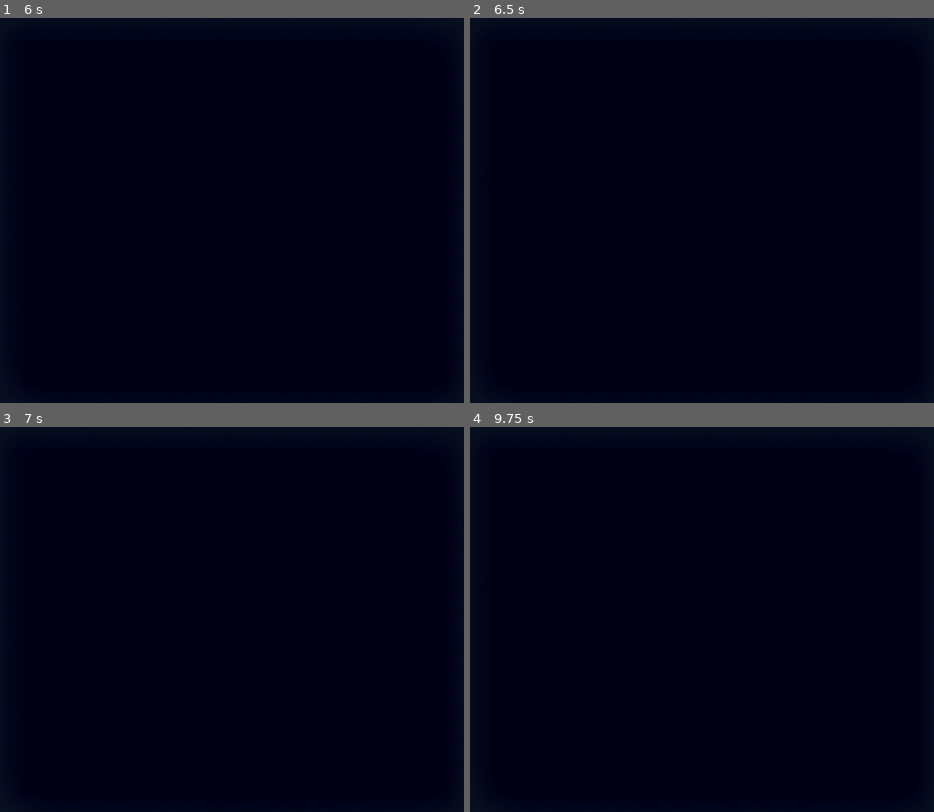
Above: before the commit, frames 1-4 (two rows, left to right).
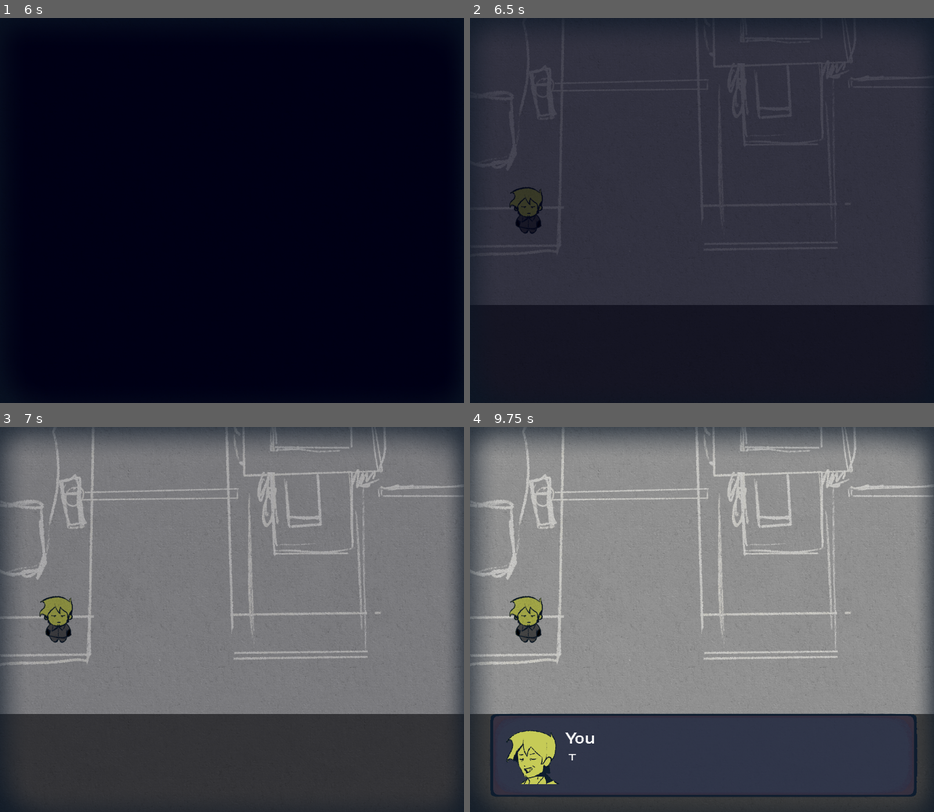
Above: after the commit, the same moments.

Repository: KURUKURURU/Project4Neo
Game: Godot game, scene res://scenes/booths.tscn
Two runs of this game, one before a commit and one after it. Both use one fixed random seed, a clock stepped at 60 frames per second and the inputs below. This scene is started directly instead of the project's main scene.
Inputs (mouse positions are in pixels of both pictures, inside the frame that each line leads up to):
- Up to frame 1 (6 s): tap Enter (ui_accept) at 0.5, 0.77, 1.25, 1.52, 2, 2.75, 3.02, 3.5, 3.77, 4.25, 4.52 s; hold D (right) 0.53-1.28 s; tap E (interact) at 0.6, 1.35, 2.3, 3.05, 3.6, 4.35, 5.3 s; hold S (down) 1.28-2.03 s; hold D (right) 2.03-2.78 s; tap Alt at 2.1, 5.1 s; hold W (up) 2.78-3.53 s; tap Shift at 2.85, 5.85 s; hold A (left) 3.53-5.03 s; hold S (down) 5.03-5.78 s; hold D (right) from 5.78 s (still down)
- Up to frame 2 (6.5 s): keep holding D (right); tap Enter (ui_accept) at 6.02 s; tap E (interact) at 6.05 s
- Up to frame 3 (7 s): release D (right) at 6.53 s; hold W (up) from 6.53 s (still down); tap E (interact) at 6.6 s; tap Enter (ui_accept) at 6.77 s
- Up to frame 4 (9.75 s): release W (up) at 7.28 s; hold D (right) 7.28-8.03 s; tap E (interact) at 7.35, 8.3, 9.05 s; tap Enter (ui_accept) at 7.52, 9.02 s; hold S (down) 8.03-8.78 s; tap Alt at 8.1 s; hold A (left) 8.78-9.5 s; tap Shift at 8.85 s; click (683, 619) at 9.52 s

Frame 1 is identical in both runs. In frame 2, 73% of the frame differs, in the area x 0-100%, y 0-75%; in frame 3, 100%; in frame 4, 100%, in the area x 0-100%, y 0-100%.

Commit message:
added beter art and made debug for new scene bc i LOVE bugs I LOVE THEM oh MY GOOOOODNESSSSSSSSS i just hit the jackpotttt

Diff:
--- a/sleepover/scenes/biking_scene.gd
+++ b/sleepover/scenes/biking_scene.gd
@@ -4,6 +4,8 @@
 @onready var s2 = $sfx2
 @onready var s3 = $sfx3
 @onready var animation = $animation
+
+signal BIKE_DONE
 
 # Called when the node enters the scene tree for the first time.
 func _ready() -> void:
@@ -24,6 +26,7 @@
 	animation.play("fade")
 	await animation.animation_finished
 	self.hide()
+	emit_signal("BIKE_DONE")
 
 
 
--- a/sleepover/scenes/booths.gd
+++ b/sleepover/scenes/booths.gd
@@ -1,11 +1,92 @@
 extends Node2D
+@onready var fadeAnimation = $top/fade/animation
+@onready var fadeColor = $top/fade
+
+@onready var p = $Player
+@onready var pArea = $Player/Area2D
+@onready var t = $top/talking_ui
+@onready var sprite = $top/talking_ui/Sprite
+
+#@onready var cutsceneA = $cutsceneA
+#@onready var bikeSFX = $bike
+
+#AREAS
+@onready var start = $start
+#@onready var move_backC = $move_back/CollisionShape2D
+#@onready var benny = $benny/Area2D
+#@onready var benny_C = $benny/Area2D/CollisionShape2D
+#@onready var ENTER = $ENTER
+#@onready var ENTER_C = $ENTER/CollisionShape2D
+
+var talking = false
+var talk_benny = false
+var enter_vant = false
 
 
 # Called when the node enters the scene tree for the first time.
 func _ready() -> void:
-	pass # Replace with function body.
+	fadeAnimation.play("fadein")
+	p.moving = false
+	p.last_action = "d"
+	talking = true
+	p.can_interact = false
+
 
 
 # Called every frame. 'delta' is the elapsed time since the previous frame.
 func _process(delta: float) -> void:
-	pass
+	p.talking = talking
+
+	#if pArea.overlaps_area(move_back):
+		#await cutscene("move_away")
+		#benny_C.disabled = false
+		#move_backC.disabled = true
+	#
+	if !talking:
+		if pArea.overlaps_area(start):
+			p.can_interact = true
+			if Input.is_action_just_pressed("interact"):
+				t._emote("", "")
+				await speak("", "Start Shift?", "[wave]Agh.", "[shake]Yes...", "")
+				if t.choice == 1:
+					pass
+				elif t.choice == 2:
+					pass #add the code bro
+				e()
+
+				talking = false
+			#
+		#elif pArea.overlaps_area(ENTER):
+			#p.can_interact = true
+			#
+			#if Input.is_action_just_pressed("interact"):
+				#pass
+				##
+		#else:
+			#p.can_interact = false
+
+
+func speak(n, m, c1, c2, c3):
+	p.moving = false
+	await t._speak(n, m, c1, c2, c3)
+	p.moving = true
+
+func e():
+	t._end()
+	talking = false
+
+
+#func cutscene(animation):
+	#cutsceneA.play(animation)
+	#await cutsceneA.animation_finished
+
+func wait(seconds: float) -> void:
+	await get_tree().create_timer(seconds).timeout
+
+
+func _BIKE_DONE() -> void:
+	t._emote("sam", "normal")
+	await speak("You", "I hope no one saw me riding uphill.", "", "", "")
+	t._emote("sam", "smile2")
+	await speak("You", "[tornado]That wasn't pretty[/tornado][shake]....", "", "", "")
+	e()
--- a/sleepover/scenes/booths.tscn
+++ b/sleepover/scenes/booths.tscn
@@ -1,8 +1,11 @@
-[gd_scene load_steps=8 format=3 uid="uid://n27dfrxyq3d2"]
+[gd_scene load_steps=12 format=3 uid="uid://n27dfrxyq3d2"]
 
 [ext_resource type="PackedScene" uid="uid://c762xcsn0ch8a" path="res://scenes/biking_scene.tscn" id="1_40xye"]
+[ext_resource type="Script" uid="uid://dq518eectkhot" path="res://scenes/booths.gd" id="1_cngsr"]
 [ext_resource type="PackedScene" uid="uid://ci64unodp0266" path="res://scenes/tools/talking_ui.tscn" id="2_cngsr"]
 [ext_resource type="Texture2D" uid="uid://sq2s7flwqc04" path="res://images/filter.png" id="3_1kclb"]
+[ext_resource type="PackedScene" uid="uid://btluxgttgiqbe" path="res://scenes/player.tscn" id="5_1kclb"]
+[ext_resource type="Texture2D" uid="uid://vq1bvsvccllf" path="res://images/test/5.png" id="6_3n54q"]
 
 [sub_resource type="Animation" id="Animation_nmf60"]
 length = 0.001
@@ -56,7 +59,11 @@
 &"fadein": SubResource("Animation_u6fly")
 }
 
+[sub_resource type="RectangleShape2D" id="RectangleShape2D_8xxu2"]
+size = Vector2(162, 178)
+
 [node name="Booths" type="Node2D"]
+script = ExtResource("1_cngsr")
 
 [node name="top" type="CanvasLayer" parent="."]
 
@@ -84,3 +91,28 @@
 offset_bottom = 1080.0
 mouse_filter = 2
 texture = ExtResource("3_1kclb")
+
+[node name="bg" type="TextureRect" parent="."]
+offset_right = 1300.0
+offset_bottom = 1080.0
+texture = ExtResource("6_3n54q")
+
+[node name="Player" parent="." instance=ExtResource("5_1kclb")]
+position = Vector2(163, 815)
+speed = 300
+
+[node name="Camera2D" type="Camera2D" parent="Player"]
+limit_left = 1300
+limit_top = 0
+limit_right = 0
+limit_bottom = 2155
+position_smoothing_enabled = true
+
+[node name="start" type="Area2D" parent="."]
+position = Vector2(720, 513)
+
+[node name="col" type="CollisionShape2D" parent="start"]
+position = Vector2(0, 27)
+shape = SubResource("RectangleShape2D_8xxu2")
+
+[connection signal="BIKE_DONE" from="top/BikingScene" to="." method="_BIKE_DONE"]
--- a/sleepover/scenes/kitchen.tscn
+++ b/sleepover/scenes/kitchen.tscn
@@ -146,6 +146,12 @@
 [node name="col" type="CollisionShape2D" parent="knife"]
 shape = SubResource("CircleShape2D_2y3cc")
 
+[node name="sink" type="Area2D" parent="."]
+position = Vector2(779, 337)
+
+[node name="col" type="CollisionShape2D" parent="sink"]
+shape = SubResource("CircleShape2D_2y3cc")
+
 [node name="loud" type="Area2D" parent="."]
 position = Vector2(275, 589)
 
--- a/sleepover/scenes/leaving_mainstreet.gd
+++ b/sleepover/scenes/leaving_mainstreet.gd
@@ -73,7 +73,7 @@
 				bikeSFX.play()
 				fadeAnimation.play("fade")
 				await fadeAnimation.animation_finished
-				get_tree().change_scene_to_file("res://scenes/kitchen.tscn")
+				get_tree().change_scene_to_file("uid://n27dfrxyq3d2")
 		else:
 			p.can_interact = false
 
--- a/sleepover/scenes/tools/option.tscn
+++ b/sleepover/scenes/tools/option.tscn
@@ -400,6 +400,7 @@
 theme_override_constants/outline_size = 1
 theme_override_fonts/normal_font = ExtResource("3_qu7xw")
 theme_override_font_sizes/normal_font_size = 25
+bbcode_enabled = true
 text = "Option 1"
 fit_content = true
 scroll_active = false
--- a/sleepover/scenes/tools/talking_ui.gd
+++ b/sleepover/scenes/tools/talking_ui.gd
@@ -18,6 +18,7 @@
 
 # Called when the node enters the scene tree for the first time.
 func _ready() -> void:
+	animation.play("RESET")
 	animation.play("normal")
 	advance.hide()
 	self.hide()
--- a/sleepover/scenes/tools/talking_ui.tscn
+++ b/sleepover/scenes/tools/talking_ui.tscn
@@ -675,6 +675,7 @@
 texture = ExtResource("3_j03vm")
 
 [node name="mainText" type="RichTextLabel" parent="."]
+clip_contents = false
 offset_left = 296.0
 offset_top = 904.00006
 offset_right = 952.305
--- a/sleepover/vant_area.gd
+++ b/sleepover/vant_area.gd
@@ -8,6 +8,7 @@
 @onready var loudfan = $loud
 @onready var bar = $enter_bar
 @onready var knife = $knife
+@onready var sink = $sink
 
 var talking = false
 
@@ -35,6 +36,10 @@
 		p.can_interact = true
 		if Input.is_action_just_pressed("interact"):
 			await _knife()
+	elif pArea.overlaps_area(sink):
+		p.can_interact = true
+		if Input.is_action_just_pressed("interact"):
+			await _sink()
 
 	else:
 		p.can_interact = false
@@ -64,7 +69,18 @@
 
 	end_dialogue()
 
+func _sink():
+	talking = true
+	p.can_interact = false
 
+	t._emote("sam", "normal")
+	await speak("You", "People are crazy about sinks, but they're idiots.", "", "", "")
+	await speak("You", "Why pay for essentially two sinks? Just use the bath for everything.", "", "", "")
+	p.emote_icon("dots")
+	t._emote("sam", "sad")
+	await speak("You", "[shake]Though, I'm only saying this cause I can't afford a sink...", "", "", "")
+
+	end_dialogue()
 
 func enter_bar_scene():
 	p.can_interact = false
Binary file added: sleepover/images/sprites/sam_smile2.png
Not shown, added: sleepover/images/sprites/sam_smile2.png.import
